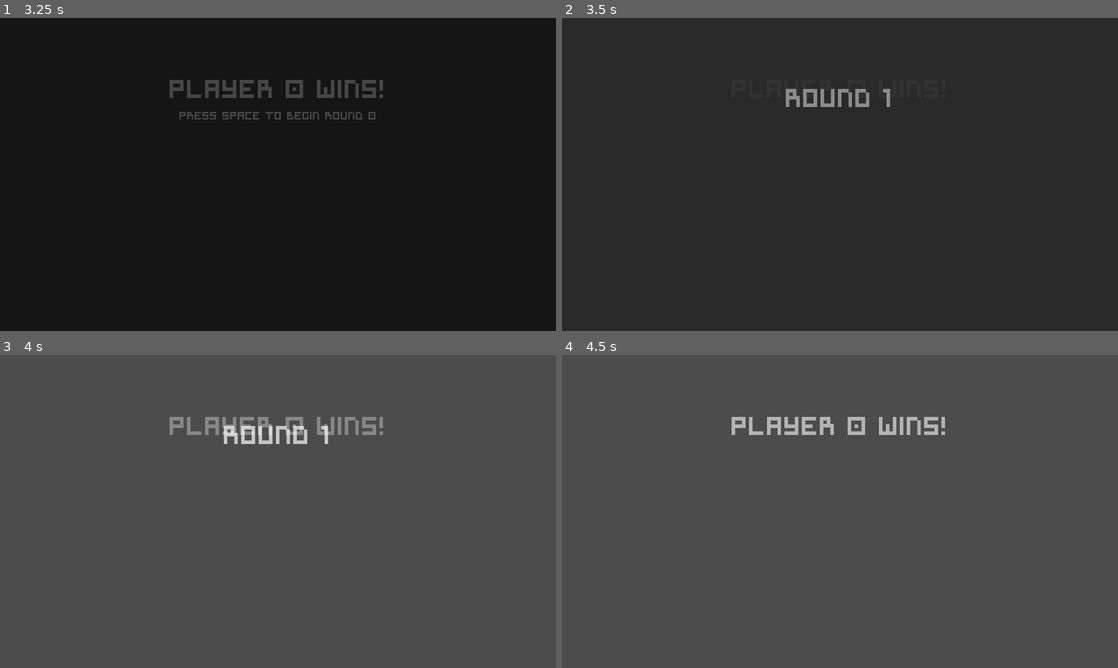
Above: before the commit, frames 1-4 (two rows, left to right).
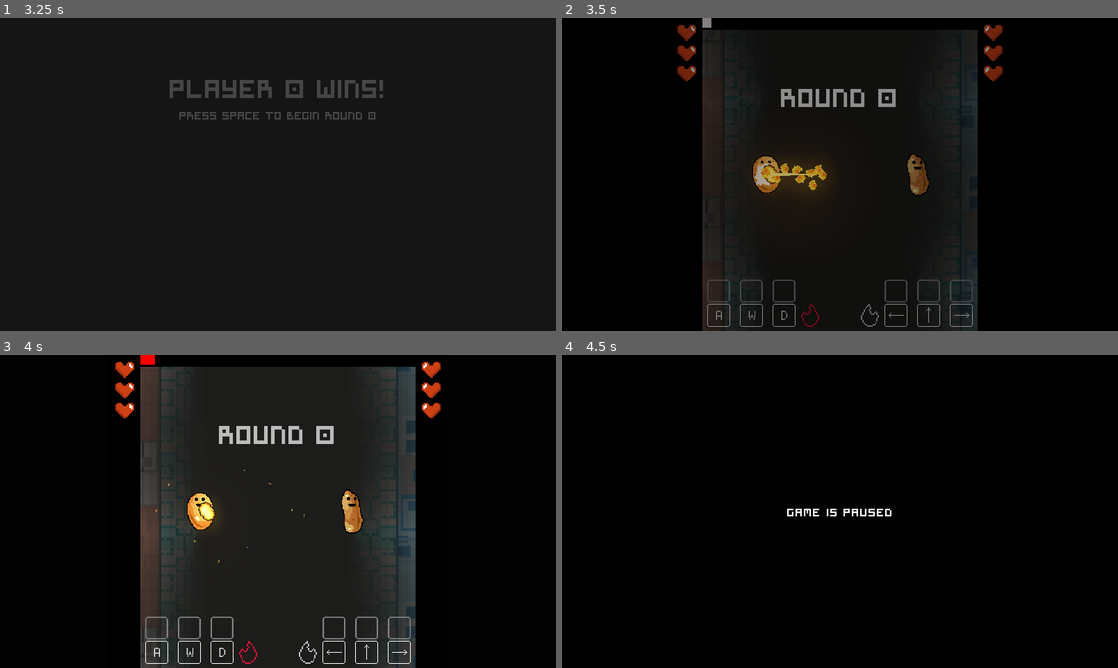
Above: after the commit, the same moments.

Repository: senseibobo/vruci-krompirici
Game: Godot game, scene res://menu/roundover.tscn
The game is run twice, just before and just after one commit, with the same random seed, the same clock (stepped at 60 frames per second) and the same inputs. This scene is started directly instead of the project's main scene. The engine's default icon, where the game draws it, is replaced by a stand-in: a white triangle on a blue panel in a dark square.
Inputs:
- Up to frame 1 (3.25 s): tap Enter (ui_accept) at 0.5, 1.35, 1.52, 1.82, 2.85, 3.02 s; hold Up (ui_up) 0.53-1.28 s; hold Enter (ui_accept) 0.53-1.28 s; hold Down (ui_down) 1.28-2.03 s; hold Enter (ui_accept) 2.03-2.78 s; hold Up (ui_up) from 2.03 s (still down); tap Space at 2.75 s
- Up to frame 2 (3.5 s): keep holding Up (ui_up); tap Enter (ui_accept) at 3.32 s
- Up to frame 3 (4 s): release Up (ui_up) at 3.53 s; hold Down (ui_down) from 3.53 s (still down); hold Enter (ui_accept) from 3.53 s (still down)
- Up to frame 4 (4.5 s): keep holding Down (ui_down); tap Escape (ui_cancel) at 4.15 s; release Enter (ui_accept) at 4.28 s; tap Enter (ui_accept) at 4.35 s

Frame 1 is identical in both runs. In frame 2, 83% of the frame differs, in the area x 0-100%, y 0-100%; in frame 3, 96%; in frame 4, 100%.

Commit message:
pause i efekti i tako dalje

Diff:
--- a/game.gd
+++ b/game.gd
@@ -11,7 +11,7 @@
 var heat_buildup: float
 var heat_cooldown: float
 var heat_punishment: float
-var main_scene: Node2D
+var main: Node2D
 var camera: Camera2D
 var running: bool = false
 var win_last: int = 0
@@ -31,6 +31,7 @@
 const speedup_time: float = 10.0
 
 var music_player: AudioStreamPlayer
+const main_scene: PackedScene = preload("res://main.tscn")
 
 func get_fall_speed():
 	return fall_speed * fall_speed_multiplier
@@ -49,8 +50,8 @@
 
 func start():
 	randomize()
-	if is_instance_valid(main_scene):
-		main_scene.time = 0
+	if is_instance_valid(main):
+		main.time = 0
 	time = 0.0
 	players = {}
 	running = true
@@ -113,7 +114,7 @@
 	emit_signal("game_over")
 	players[3-winner_number].death()
 	running = false
-	main_scene.set_process(false)
+	main.set_process(false)
 	var dm = true
 	for player in players:
 		if player_lives[player] != 1: dm = false
@@ -126,22 +127,3 @@
 	tex.flip_y()
 	im.create_from_image(tex)
 	ResourceSaver.save("user://skrinsot.png",im)
-
-func transition():
-	var cl = CanvasLayer.new()
-	cl.layer = 125
-	var cr = ColorRect.new()
-	add_child(cl)
-	cl.add_child(cr)
-	cr.anchor_right = 1.1
-	cr.anchor_left = -0.1
-	cr.anchor_top = -0.1
-	cr.anchor_bottom = 1.1
-	cr.margin_left = -100
-	cr.color = Color(0,0,0,0)
-	var tween = create_tween()
-	tween.tween_property(cr,"color",Color.black,0.3)
-	tween.tween_property(cr,"color",Color(0,0,0,0),0.3)
-	tween.tween_callback(cl,"queue_free")
-	yield(get_tree().create_timer(0.3,false),"timeout")
-	return
--- a/lightsout/lightsout.gd
+++ b/lightsout/lightsout.gd
@@ -1,17 +1,18 @@
-extends ColorRect
+extends CanvasLayer
 
+onready var lo = $LightsOut
 
 func _ready():
 	Game.lights_out = true
 	Game.connect("game_over",self,"queue_free")
-	color = Color(0,0,0,0)
+	lo.color = Color(0,0,0,0)
 	var tween = create_tween().set_trans(Tween.TRANS_CUBIC).set_ease(Tween.EASE_OUT)
-	tween.tween_property(self,"color",Color(0,0,0,1),1.0)
+	tween.tween_property(lo,"color",Color(0,0,0,1),1.0)
 	tween.tween_property($Label,"modulate",Color(1,1,1,0),0.5)
 	tween.tween_interval(6.5)
-	tween.tween_property(self,"color",Color(0,0,0,0),1.0)
+	tween.tween_property(lo,"color",Color(0,0,0,0),1.0)
 	tween.tween_property(Game,"lights_out",false,0)
-	tween.tween_callback(self,"queue_free")
+	tween.tween_callback(lo,"queue_free")
 
 func _exit_tree():
 	Game.lights_out = false
--- a/lightsout/lightsout.tscn
+++ b/lightsout/lightsout.tscn
@@ -4,19 +4,19 @@
 [ext_resource path="res://lightsout/lightsout.gd" type="Script" id=2]
 
 [node name="LightsOut" type="ColorRect"]
-margin_left = -1246.0
-margin_top = -1008.0
-margin_right = 2850.0
-margin_bottom = 3088.0
+margin_left = -2442.0
+margin_top = -1668.0
+margin_right = 7705.0
+margin_bottom = 5570.0
 theme = ExtResource( 1 )
 color = Color( 0, 0, 0, 1 )
 script = ExtResource( 2 )
 
 [node name="Label" type="Label" parent="."]
-margin_left = 1246.0
-margin_top = 1510.0
-margin_right = 2146.0
-margin_bottom = 2032.0
+margin_left = 2443.0
+margin_top = 2170.0
+margin_right = 3343.0
+margin_bottom = 2692.0
 text = "Lights out!"
 align = 1
 valign = 1
--- a/main.gd
+++ b/main.gd
@@ -31,8 +31,9 @@
 
 
 func _ready():
+	if Game.deathmatch: $CanvasLayer3/ColorRect.visible = true
 	Game.camera = $Camera2D
-	Game.main_scene = self
+	Game.main = self
 	action_timer = Timer.new()
 	add_child(action_timer)
 	action_timer.start(0.7)
--- a/main.tscn
+++ b/main.tscn
@@ -7,6 +7,31 @@
 [ext_resource path="res://wall/wall.tscn" type="PackedScene" id=5]
 [ext_resource path="res://power/power.tscn" type="PackedScene" id=6]
 [ext_resource path="res://background.png" type="Texture" id=8]
+
+[sub_resource type="Shader" id=9]
+code = "shader_type canvas_item;
+
+uniform sampler2D noise;
+
+void fragment() {
+	COLOR = texture(SCREEN_TEXTURE,SCREEN_UV);
+	COLOR.r += 0.2*texture(noise,mod(SCREEN_UV*vec2(0.2,1.0)+0.8*TIME,vec2(1.0))).r*texture(noise,mod(SCREEN_UV-TIME*0.2,vec2(1.0))).r;
+	float x = UV.x-0.5;
+	float y = UV.y-0.5;
+	COLOR.r += length((UV-vec2(0.5)))/2.0;
+}"
+
+[sub_resource type="OpenSimplexNoise" id=11]
+
+[sub_resource type="NoiseTexture" id=12]
+width = 1280
+height = 720
+seamless = true
+noise = SubResource( 11 )
+
+[sub_resource type="ShaderMaterial" id=10]
+shader = SubResource( 9 )
+shader_param/noise = SubResource( 12 )
 
 [sub_resource type="Shader" id=1]
 code = "shader_type canvas_item;
@@ -75,22 +100,17 @@
 region_enabled = true
 region_rect = Rect2( 0, 0, 137, 501.417 )
 
-[node name="Player1" parent="." instance=ExtResource( 2 )]
-position = Vector2( 200, 512 )
-
-[node name="Player2" parent="." instance=ExtResource( 2 )]
-position = Vector2( 700, 512 )
-number = 2
-
-[node name="Sprite" parent="Player2" index="3"]
-texture = ExtResource( 4 )
-
-[node name="Potato" parent="." instance=ExtResource( 1 )]
-position = Vector2( 452, 512 )
-
 [node name="Camera2D" type="Camera2D" parent="."]
 position = Vector2( 452, 512 )
 current = true
+
+[node name="CanvasLayer3" type="CanvasLayer" parent="."]
+
+[node name="ColorRect" type="ColorRect" parent="CanvasLayer3"]
+visible = false
+material = SubResource( 10 )
+anchor_right = 1.0
+anchor_bottom = 1.0
 
 [node name="CanvasLayer" type="CanvasLayer" parent="."]
 
@@ -126,5 +146,18 @@
 width = 1.5
 default_color = Color( 0.486275, 0.486275, 0.486275, 0.203922 )
 
+[node name="Player1" parent="." instance=ExtResource( 2 )]
+position = Vector2( 200, 512 )
+
+[node name="Player2" parent="." instance=ExtResource( 2 )]
+position = Vector2( 700, 512 )
+number = 2
+
+[node name="Sprite" parent="Player2" index="3"]
+texture = ExtResource( 4 )
+
+[node name="Potato" parent="." instance=ExtResource( 1 )]
+position = Vector2( 452, 512 )
+
 [editable path="Player1"]
 [editable path="Player2"]
--- a/menu/mainmenu.gd
+++ b/menu/mainmenu.gd
@@ -39,8 +39,9 @@
 
 
 func _on_play_pressed():
-	yield(Game.transition(),"completed")
-	get_tree().change_scene("res://main.tscn")
+	Transition.transition()
+	yield(Transition,"transitioned")
+	get_tree().change_scene_to(Game.main_scene)
 	Game.initialize()
 
 
--- a/menu/mainmenu.tscn
+++ b/menu/mainmenu.tscn
@@ -6,8 +6,6 @@
 [ext_resource path="res://menu/selectarrow.png" type="Texture" id=4]
 [ext_resource path="res://player/player2.png" type="Texture" id=5]
 [ext_resource path="res://menu/skrinsot.png" type="Texture" id=6]
-[ext_resource path="res://wall/Ctrl_Left@2x.png" type="Texture" id=7]
-[ext_resource path="res://wall/Ctrl_Right.png" type="Texture" id=8]
 [ext_resource path="res://player/face1.png" type="Texture" id=9]
 [ext_resource path="res://player/face2.png" type="Texture" id=10]
 [ext_resource path="res://wall/FreePixel.ttf" type="DynamicFontData" id=11]
@@ -320,17 +318,6 @@
 texture = ExtResource( 15 )
 expand = true
 
-[node name="CtrlLeft2x" type="Sprite" parent="."]
-visible = false
-position = Vector2( 253, 532 )
-scale = Vector2( 0.5, 0.5 )
-texture = ExtResource( 7 )
-
-[node name="CtrlRight2x" type="Sprite" parent="."]
-visible = false
-position = Vector2( 1583, 541 )
-texture = ExtResource( 8 )
-
 [node name="CanvasLayer" type="CanvasLayer" parent="."]
 layer = 127
 
--- /dev/null
+++ b/menu/pause.gd
@@ -0,0 +1,7 @@
+extends CanvasLayer
+
+
+func _process(delta):
+	if Input.is_action_just_pressed("pause") and Game.running:
+		get_tree().paused = !get_tree().paused
+		$ColorRect.visible = get_tree().paused
--- /dev/null
+++ b/menu/pause.tscn
@@ -0,0 +1,24 @@
+[gd_scene load_steps=3 format=2]
+
+[ext_resource path="res://menu/pause.gd" type="Script" id=1]
+[ext_resource path="res://menu/maintheme.tres" type="Theme" id=2]
+
+[node name="Pause" type="CanvasLayer"]
+pause_mode = 2
+layer = 128
+script = ExtResource( 1 )
+
+[node name="ColorRect" type="ColorRect" parent="."]
+visible = false
+anchor_right = 1.0
+anchor_bottom = 1.0
+mouse_filter = 2
+theme = ExtResource( 2 )
+color = Color( 0, 0, 0, 1 )
+
+[node name="Label" type="Label" parent="ColorRect"]
+anchor_right = 1.0
+anchor_bottom = 1.0
+text = "Game is paused"
+align = 1
+valign = 1
--- a/menu/roundbegin.gd
+++ b/menu/roundbegin.gd
@@ -2,6 +2,8 @@
 
 
 func _ready():
+	if Game.deathmatch: $CenterContainer/VBoxContainer/Label2.visible = true
+	$CenterContainer/VBoxContainer/Label.text = "Round " + str(Game.current_round)
 	var tween = create_tween().set_trans(Tween.TRANS_CUBIC).set_ease(Tween.EASE_IN)
-	tween.tween_property($CenterContainer/VBoxContainer/Label,"modulate",Color(1,1,1,0),1.0)
+	tween.tween_property($CenterContainer/VBoxContainer,"modulate",Color(1,1,1,0),1.0)
 	tween.tween_callback(self,"queue_free")
--- a/menu/roundbegin.tscn
+++ b/menu/roundbegin.tscn
@@ -25,3 +25,14 @@
 margin_bottom = 118.0
 custom_fonts/font = SubResource( 1 )
 text = "Round 1"
+align = 1
+
+[node name="Label2" type="Label" parent="CenterContainer/VBoxContainer"]
+visible = false
+self_modulate = Color( 0.898039, 0, 0, 1 )
+margin_top = 122.0
+margin_right = 625.0
+margin_bottom = 240.0
+custom_fonts/font = SubResource( 1 )
+text = "DEATHMATCH"
+align = 1
--- a/menu/roundover.gd
+++ b/menu/roundover.gd
@@ -14,8 +14,9 @@
 			Game.initialize()
 		else:
 			Game.start()
-		yield(Game.transition(),"completed")
-		get_tree().reload_current_scene()
+		Transition.transition()
+		yield(Transition,"transitioned")
+		get_tree().change_scene_to(Game.main_scene)
 		var roundbegin = preload("res://menu/roundbegin.tscn").instance()
 		Game.add_child(roundbegin)
 	elif event.is_action_pressed("ui_cancel") and quittable:
--- a/player/player.gd
+++ b/player/player.gd
@@ -151,10 +151,10 @@
 	Game.last_player_win = 3-number
 	if Game.player_lives[number] == 0:
 		var gameover = preload("res://menu/gameover.tscn").instance()
-		Game.main_scene.add_child(gameover)
+		Game.main.add_child(gameover)
 	else:
 		var roundover = preload("res://menu/roundover.tscn").instance()
-		Game.main_scene.add_child(roundover)
+		Game.main.add_child(roundover)
 	Game.shake_screen(100,2.0,900)
 	death_particles.emitting = true
 	Game.potato.queue_free()
--- a/player/player.tscn
+++ b/player/player.tscn
@@ -9,7 +9,6 @@
 [ext_resource path="res://wall/controlsframe.png" type="Texture" id=7]
 [ext_resource path="res://wall/up.png" type="Texture" id=8]
 [ext_resource path="res://menu/fire.png" type="Texture" id=9]
-[ext_resource path="res://menu/Snow.png" type="Texture" id=10]
 [ext_resource path="res://player/death.png" type="Texture" id=11]
 [ext_resource path="res://player/face1.png" type="Texture" id=12]
 [ext_resource path="res://wall/left.png" type="Texture" id=13]
@@ -321,16 +320,6 @@
 texture = ExtResource( 9 )
 expand = true
 
-[node name="Cooling" type="TextureRect" parent="CanvasLayer/Control"]
-visible = false
-margin_left = 395.0
-margin_top = 947.0
-margin_right = 465.0
-margin_bottom = 1017.0
-rect_min_size = Vector2( 70, 70 )
-texture = ExtResource( 10 )
-expand = true
-
 [node name="ColorRect2" type="ColorRect" parent="CanvasLayer/Control"]
 anchor_bottom = 1.0
 margin_left = -105.0
--- a/power/wallpower.gd
+++ b/power/wallpower.gd
@@ -6,7 +6,7 @@
 	texture = preload("res://power/wall.png")
 
 func use(player_number: int):
-	var wall = Game.main_scene.create_wall(2)
+	var wall = Game.main.create_wall(2)
 	var wall_rect = wall.get_node("TextureRect")
 	wall.global_position.y = 300
 	wall_rect.rect_scale = Vector2(0,1)
--- a/project.godot
+++ b/project.godot
@@ -48,6 +48,8 @@
 [autoload]
 
 Game="*res://game.gd"
+Transition="*res://vfx/transition.tscn"
+Pause="*res://menu/pause.tscn"
 
 [display]
 
@@ -132,6 +134,11 @@
 "events": [ Object(InputEventKey,"resource_local_to_scene":false,"resource_name":"","device":0,"alt":false,"shift":false,"control":false,"meta":false,"command":false,"pressed":false,"scancode":0,"physical_scancode":16777255,"unicode":0,"echo":false,"script":null)
  ]
 }
+pause={
+"deadzone": 0.5,
+"events": [ Object(InputEventKey,"resource_local_to_scene":false,"resource_name":"","device":0,"alt":false,"shift":false,"control":false,"meta":false,"command":false,"pressed":false,"scancode":0,"physical_scancode":16777217,"unicode":0,"echo":false,"script":null)
+ ]
+}
 
 [physics]
 
--- /dev/null
+++ b/vfx/transition.gd
@@ -0,0 +1,11 @@
+extends CanvasLayer
+
+signal transitioned
+signal finished_transition
+
+func transition():
+	var tween = create_tween()
+	tween.tween_property($ColorRect,"color:a",1.0,0.3)
+	tween.tween_callback(self,"emit_signal",["transitioned"])
+	tween.tween_property($ColorRect,"color:a",0.0,0.3)
+	tween.tween_callback(self,"emit_signal",["finished_transition"])
--- /dev/null
+++ b/vfx/transition.tscn
@@ -0,0 +1,12 @@
+[gd_scene load_steps=2 format=2]
+
+[ext_resource path="res://vfx/transition.gd" type="Script" id=1]
+
+[node name="Transition" type="CanvasLayer"]
+layer = 127
+script = ExtResource( 1 )
+
+[node name="ColorRect" type="ColorRect" parent="."]
+anchor_right = 1.0
+anchor_bottom = 1.0
+color = Color( 0, 0, 0, 0 )
--- a/wall/wall.tscn
+++ b/wall/wall.tscn
@@ -1,7 +1,7 @@
 [gd_scene load_steps=3 format=2]
 
 [ext_resource path="res://wall/wall.gd" type="Script" id=1]
-[ext_resource path="res://wall/Baguette_L_1@2x.png" type="Texture" id=2]
+[ext_resource path="res://icon.png" type="Texture" id=2]
 
 [node name="Wall" type="Node2D"]
 position = Vector2( 300, 200 )
Not shown: 1 places in main.tscn that only renumber resources
Not shown: 1 places in menu/mainmenu.tscn that only renumber resources
Not shown: 1 places in player/player.tscn that only renumber resources
